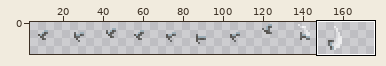
Edited in one commit: sprite sheet (overworld/src/assets/sprites/hero_sword/hero_sword_right.png). The picture above shows the old version from afar; the outline marks the close-up.
Close-up. As it was:
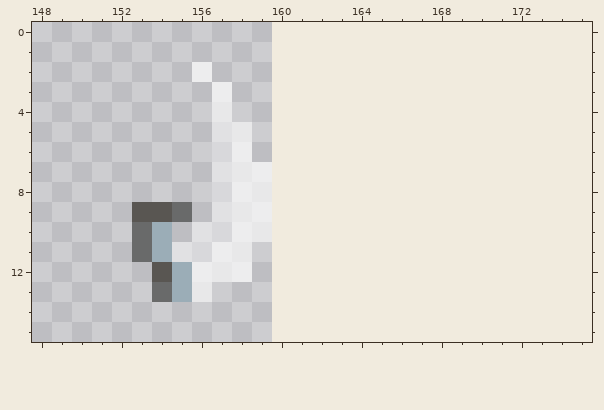
The file is 640x64 pixels, drawn in blocks of 4x4; one block is one cell here. Shown: x 148..175, y 0..15. The old version is drawn lined up with the new one, on the new canvas. The wide view leaves out empty margins.
Once edited:
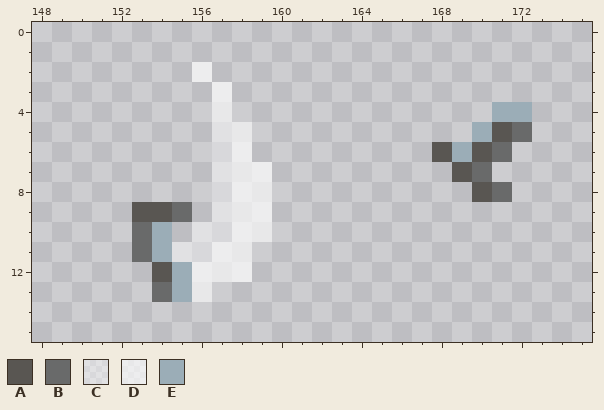
Palette (. is transparent): A #595652  B #696a6a  C #ffffff67  D #ffffffa4  E #9badb7
From old to new:
canvas 160x16 -> 176x16
@@ x 166..174 @@
  3 .........
- 4 .........
- 5 .........
- 6 .........
- 7 .........
- 8 .........
+ 4 .....EE..
+ 5 ....EAB..
+ 6 ..AEAB...
+ 7 ...AB....
+ 8 ....AB...
  9 .........
Where, in picture pixels (left, top, right, bottom), the same in both close-ups:
added: (432, 102, 532, 202)
